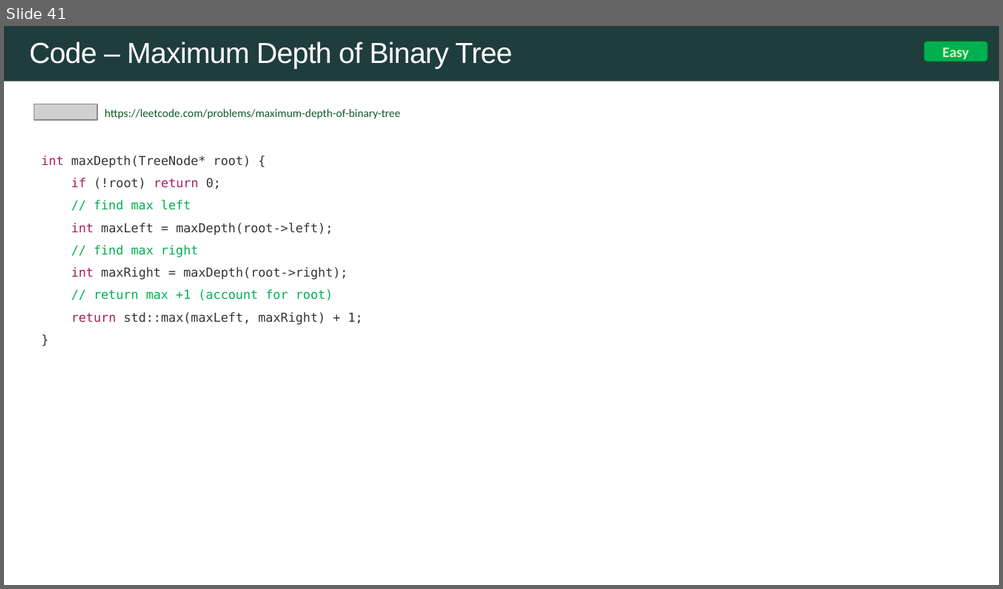
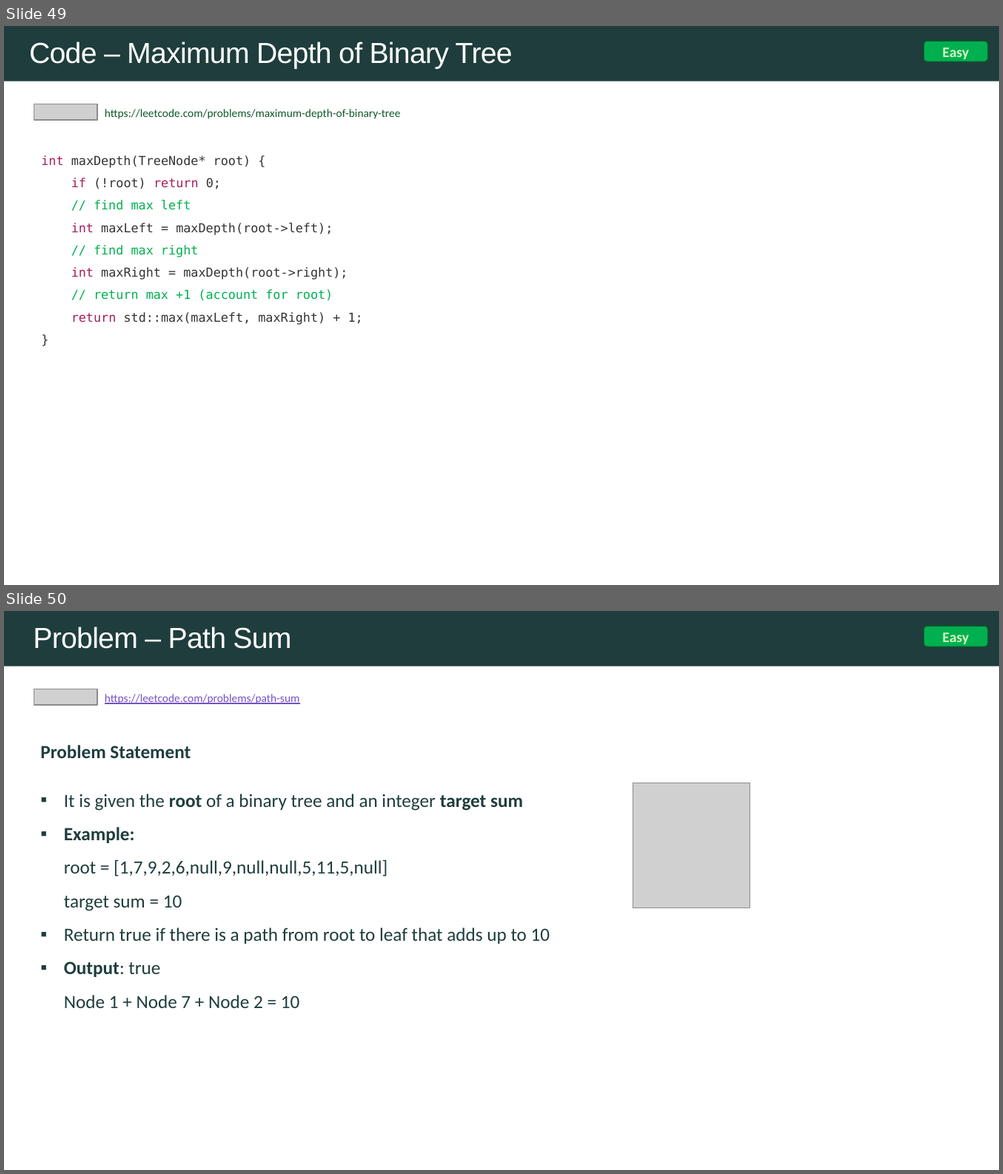
Before and after one commit to rfdavid/coding-interview-handbook-cpp, a slide deck: Algorithm and problem Solving Cheatsheet.pptm. Shown one above the other, each under a label of ours: slide 41 before the commit, slides 49 and 50 after it. The pictures are 1003x589 and 1003x1174 pixels, drawn with LibreOffice and Linux fonts; fonts in the diff are those of the drawing; grey boxes stand for pictures. Boxes give left, top, right and bottom in pixels: in the first picture for what was removed or moved away, otherwise in the second. Text is boxed around its words. In the diff, an @@ line names an element or a change of style, - is before the commit and + after.

Commit message:
added binary info

```diff
--- a/Algorithm and problem Solving Cheatsheet.pptm
+++ b/Algorithm and problem Solving Cheatsheet.pptm
@@ slide 50 added at (4,611,999,1170), background #FFFFFF; not listed: 1 template element that a slide beside it also shows @@
@@ title added at (33,627,291,649), 28 pt, text #FFFFFF @@
+Problem – Path Sum
@@ rounded rectangle added at (923,626,987,647), fill #00B050, outline #0F5829 1 pt, 14 pt, text #D5F7BE, bold @@
+Easy
@@ picture added at (34,689,97,705) @@
@@ text added at (105,694,299,704), 11 pt, text #7351C5, underline @@
+https://leetcode.com/problems/path-sum
@@ text added at (40,745,550,1008), 18 pt, text #1F3D3D @@
+Problem Statement
+▪ It is given the root of a binary tree and an integer target sum
+▪ Example:
+  root = [1,7,9,2,6,null,9,null,null,5,11,5,null]
+  target sum = 10
+▪ Return true if there is a path from root to leaf that adds up to 10
+▪ Output: true
+  Node 1 + Node 7 + Node 2 = 10
@@ picture added at (632,783,750,908) @@
@@ what was slide 41 is now slide 49 @@
```
Also in this commit, not shown: 4 slides changed, 10 other slides added, 13 other files.
